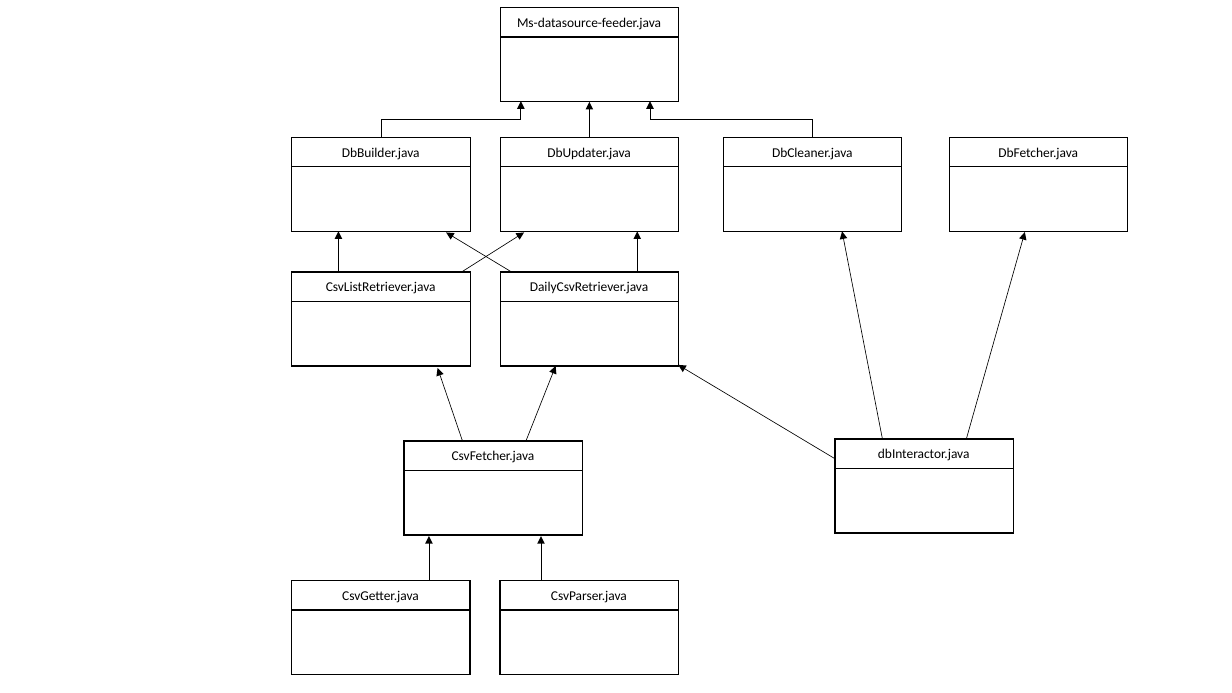
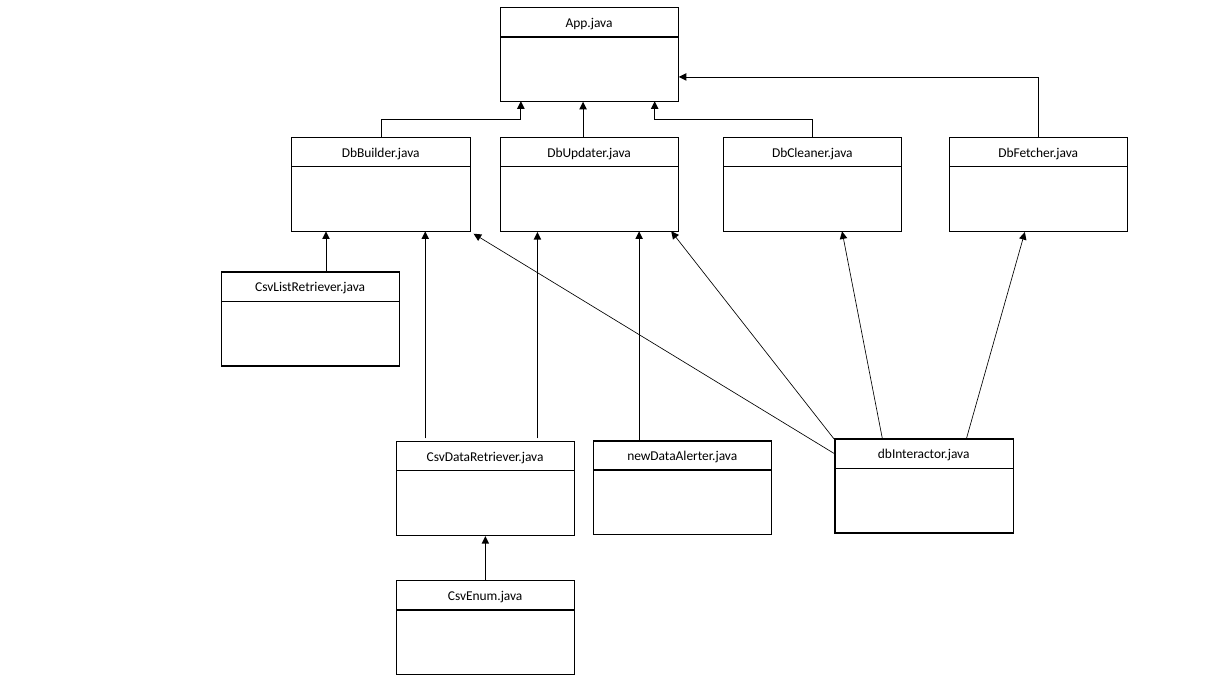
Before and after one commit to acurlier/ms-DatasourceFeeder, a slide deck: slide 2 of info/architecture.pptx. Drawn at 1232x693 pixels with LibreOffice and Linux fonts; fonts in the diff are those of the drawing. Boxes give left, top, right and bottom in pixels: in the first picture for what was removed or moved away, otherwise in the second. Text is boxed around its words. In the diff, an @@ line names an element or a change of style, - is before the commit and + after.

```diff
--- a/info/architecture.pptx
+++ b/info/architecture.pptx
@@ text at (566, 17, 613, 30): text changed @@
-Ms-datasource-feeder.java
+App.java
@@ elbow arrow added from (1039, 138) to (679, 77), #000000 0.5 pt @@
@@ arrow moved from (590, 138) - (590, 102) to (583, 138) - (583, 102) @@
@@ elbow arrow moved from (813, 138) - (650, 102) to (813, 138) - (655, 102) @@
@@ arrow moved from (338, 272) - (338, 231) to (326, 272) - (326, 231) @@
@@ arrow moved from (463, 441) - (438, 368) to (425, 438) - (425, 231) @@
@@ arrow removed from (512, 272) to (446, 233) @@
@@ arrow removed from (463, 272) to (524, 233) @@
@@ arrow added from (835, 454) to (474, 234), #000000 0.5 pt @@
@@ arrow moved from (526, 441) - (555, 366) to (538, 438) - (538, 232) @@
@@ arrow moved from (638, 272) - (638, 231) to (640, 441) - (640, 231) @@
@@ arrow moved from (836, 458) - (678, 365) to (835, 439) - (671, 231) @@
@@ rectangle removed at (500, 272, 678, 301) @@
@@ text removed at (530, 281, 648, 294) @@
-DailyCsvRetriever.java
@@ 2 rectangles, 1 text: place and size @@
-2 rectangles, 1 text at (292, 272, 470, 366)
+2 rectangles, 1 text at (222, 272, 400, 366)
@@ rectangle removed at (500, 301, 678, 366) @@
@@ rectangle: place and size @@
-rectangle at (292, 580, 470, 610)
+rectangle at (396, 442, 575, 471)
@@ rectangle: place and size @@
-rectangle at (404, 441, 582, 470)
+rectangle at (593, 441, 772, 470)
@@ rectangle: place and size @@
-rectangle at (292, 610, 470, 675)
+rectangle at (396, 470, 575, 535)
@@ text at (427, 451, 544, 464): text changed @@
-CsvGetter.java
+CsvDataRetriever.java
@@ rectangle: place and size @@
-rectangle at (404, 470, 582, 535)
+rectangle at (593, 470, 772, 535)
@@ text at (627, 450, 737, 463): text changed @@
-CsvFetcher.java
+newDataAlerter.java
@@ arrow moved from (429, 580) - (429, 536) to (485, 580) - (485, 536) @@
@@ arrow removed from (542, 580) to (542, 536) @@
@@ rectangle: place and size @@
-rectangle at (500, 580, 678, 610)
+rectangle at (396, 580, 575, 610)
@@ text at (448, 590, 523, 603): text changed @@
-CsvParser.java
+CsvEnum.java
@@ rectangle: place and size @@
-rectangle at (500, 610, 678, 675)
+rectangle at (396, 610, 575, 675)
```
Also in this commit, not shown: 5 other files.
